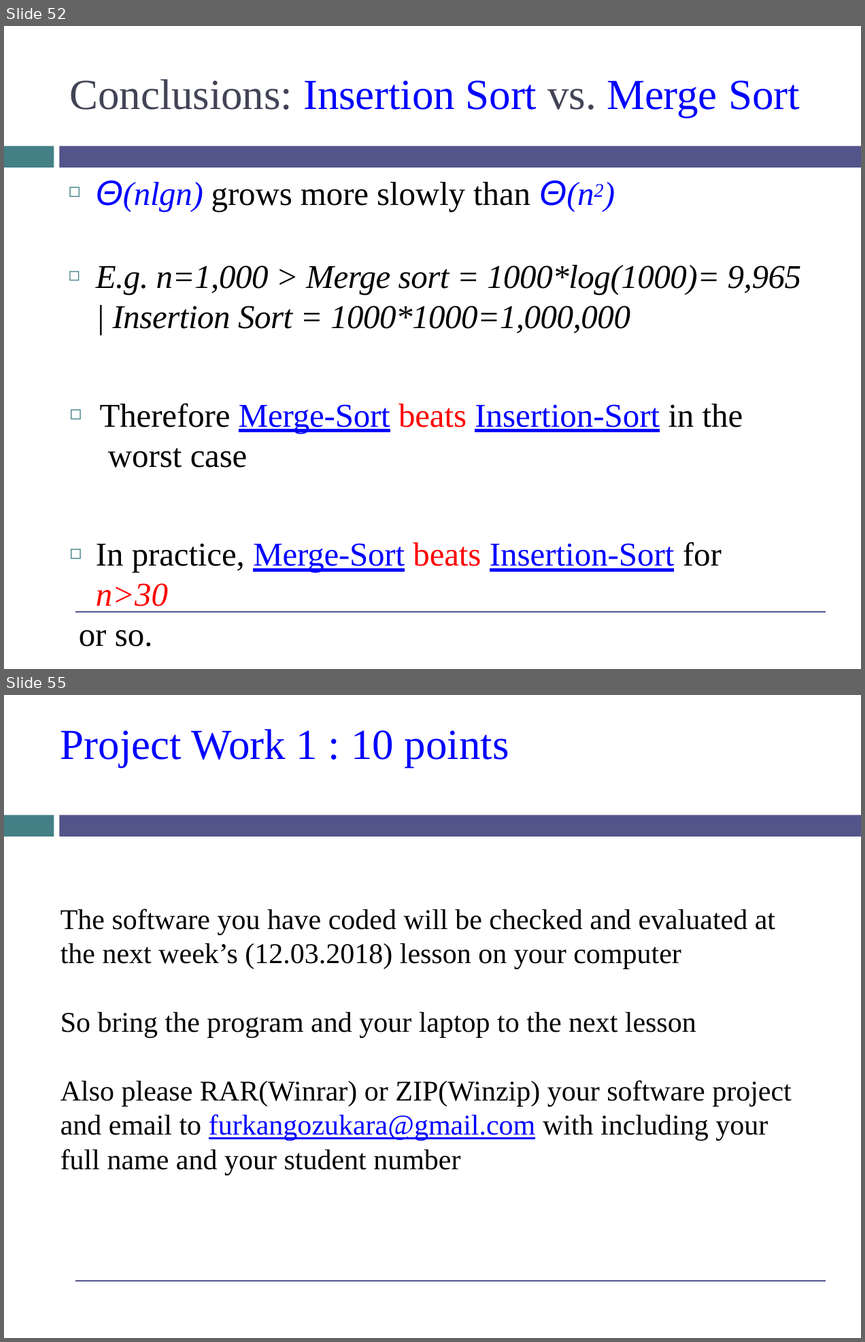
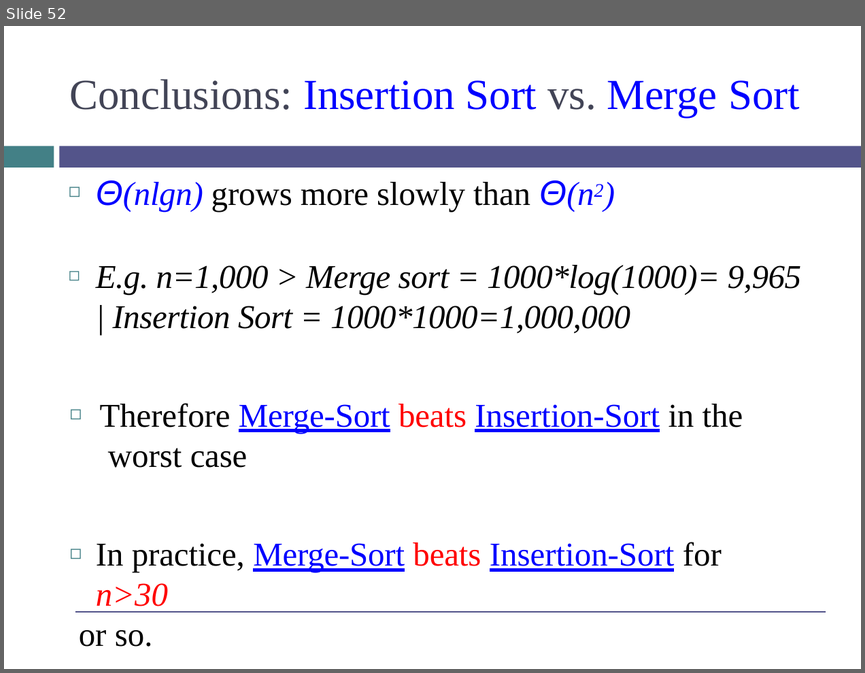
Before and after one commit to FurkanGozukara/Analysis-of-Algorithms-2019, a slide deck: Lecture Slides/01-Intro.pptx. Shown one above the other, each under a label of ours: slides 52 and 55 before the commit, slide 52 after it; the slides between them are not shown. The pictures are 865x1342 and 865x673 pixels, drawn with LibreOffice and Linux fonts; fonts in the diff are those of the drawing; background and template pictures are left out. Boxes give left, top, right and bottom in pixels: in the first picture for what was removed or moved away, otherwise in the second. Text is boxed around its words. In the diff, an @@ line names an element or a change of style, - is before the commit and + after.

Commit message:
week 2 upload

```diff
--- a/Lecture Slides/01-Intro.pptx
+++ b/Lecture Slides/01-Intro.pptx
@@ slide 55 removed at (x1=4, y1=695, x2=861, y2=1338), background picture (left out); not listed: 3 template elements that a slide beside it also shows @@
@@ title removed at (x1=60, y1=729, x2=509, y2=767) @@
-Project Work 1 : 10 points
@@ text removed at (x1=60, y1=909, x2=791, y2=1175) @@
-The software you have coded will be checked and evaluated at the next week’s (12.03.2018) lesson on your computer
-So bring the program and your laptop to the next lesson
-Also please RAR(Winrar) or ZIP(Winzip) your software project and email to furkangozukara@gmail.com with including your full name and your student number
```
Also in this commit, not shown: 2 other slides removed, 2 other files.
